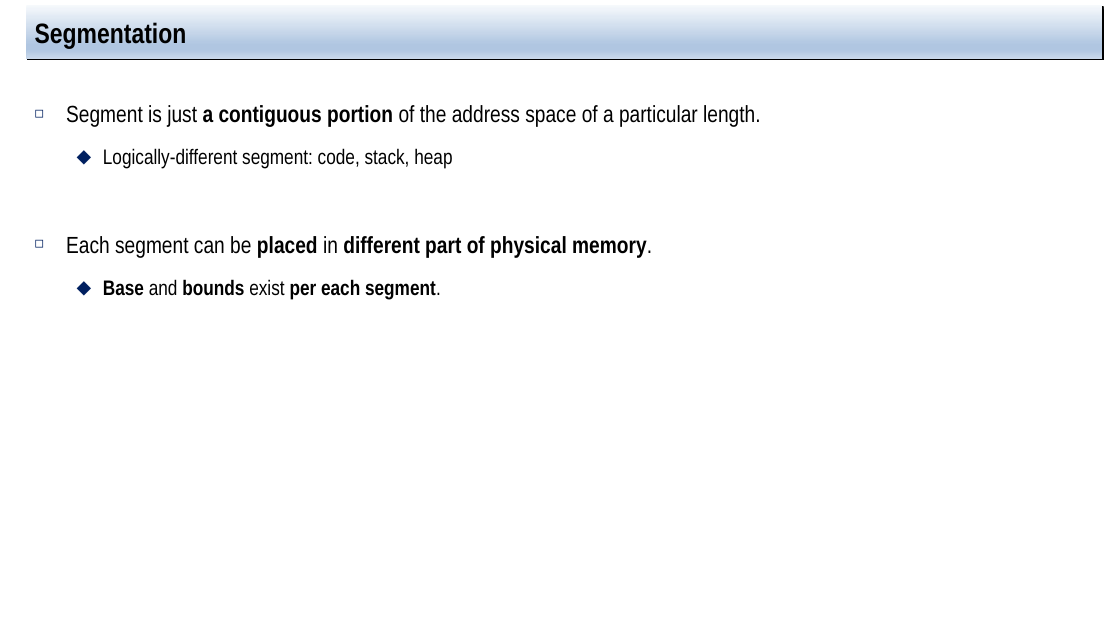
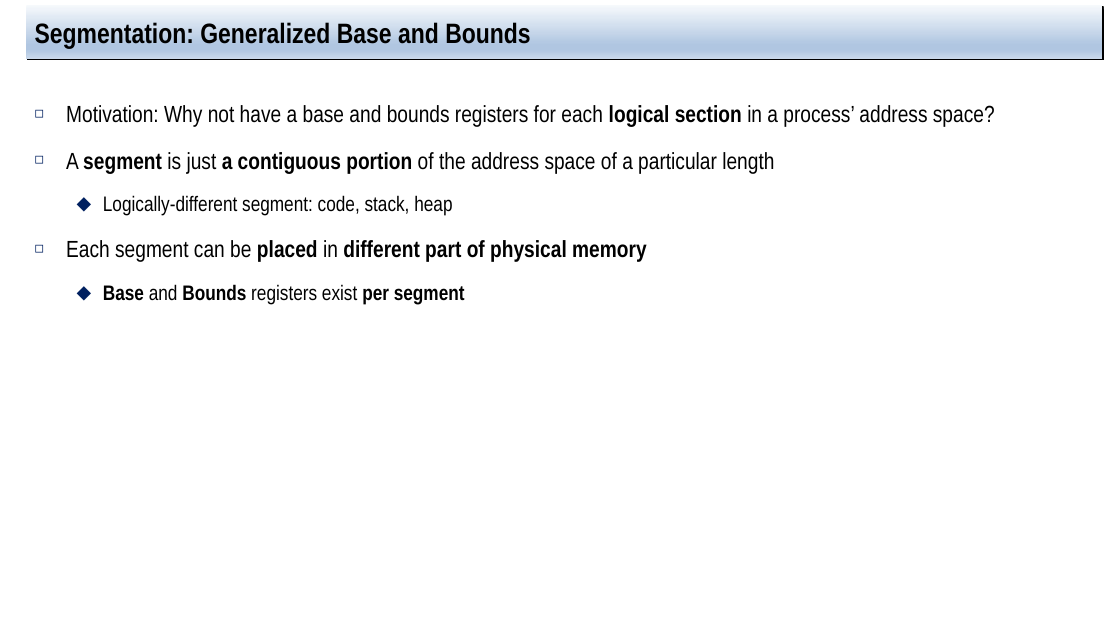
Before and after one commit to jachermocilla/extra-course-materials, a slide deck: slide 6 of cmsc125/ostep/slides/01.Virtualization/16.Segmentation.pptx. Drawn at 1120x630 pixels with LibreOffice and Linux fonts; fonts in the diff are those of the drawing. Boxes give left, top, right and bottom in pixels: in the first picture for what was removed or moved away, otherwise in the second. Text is boxed around its words. In the diff, an @@ line names an element or a change of style, - is before the commit and + after.

```diff
--- a/cmsc125/ostep/slides/01.Virtualization/16.Segmentation.pptx
+++ b/cmsc125/ostep/slides/01.Virtualization/16.Segmentation.pptx
@@ title at (35,20,530,48): text changed @@
-Segmentation
+Segmentation: Generalized Base and Bounds
@@ text at (66,105,995,174): text changed @@
-◻ Segment is just a contiguous portion of the address space of a particular length.
+◻ Motivation: Why not have a base and bounds registers for each logical section in a process’ address space?
+◻ A segment is just a contiguous portion of the address space of a particular length
@@ text at (66,240,646,305): text changed @@
-◻ Each segment can be placed in different part of physical memory.
-  ⬥ Base and bounds exist per each segment.
+◻ Each segment can be placed in different part of physical memory
+  ⬥ Base and Bounds registers exist per segment
```
Also in this commit, not shown: 11 other slides changed, 2 slides added, 1 other file.
